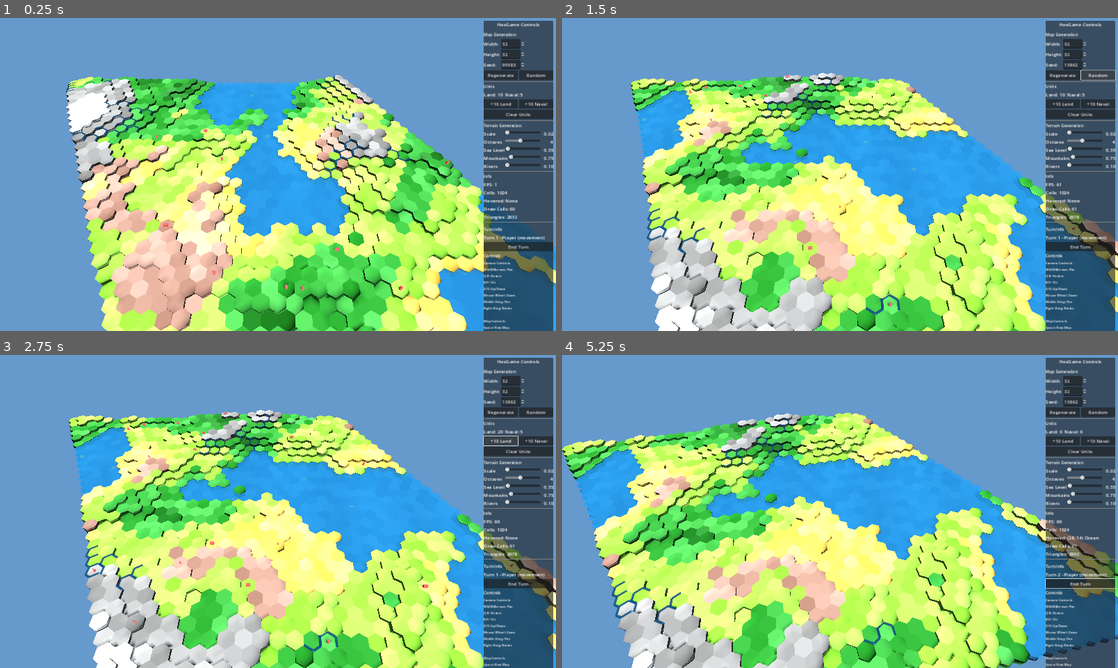
Above: before the commit, frames 1-4 (two rows, left to right).
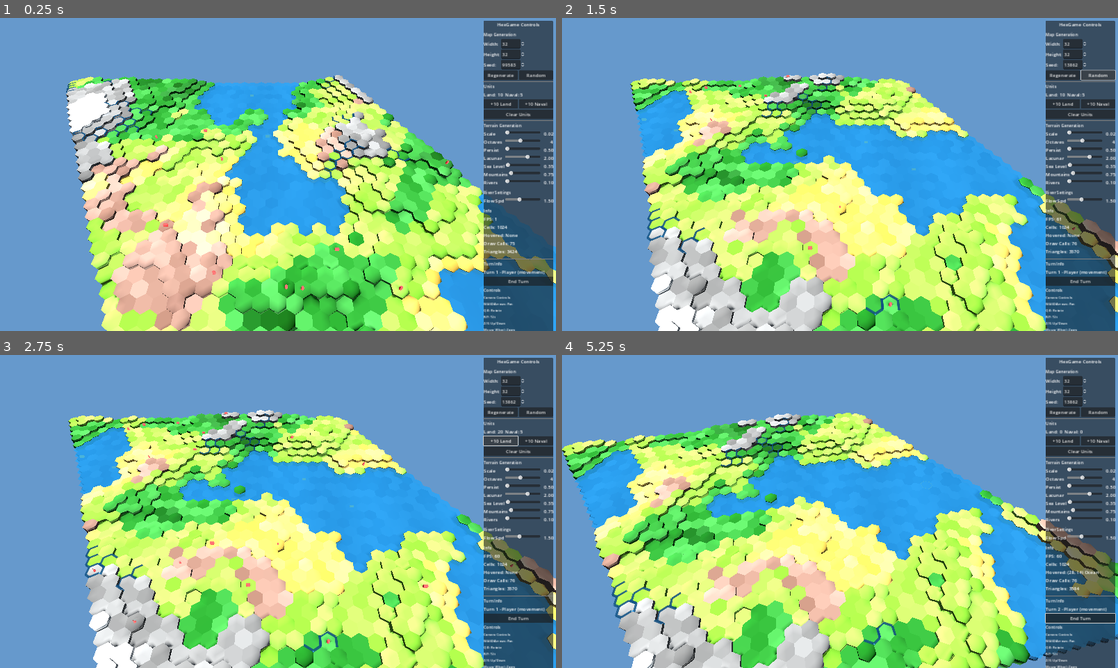
Above: after the commit, the same moments.

Repository: bobum/hexgame
Game: Godot game, scene res://scenes/main.tscn
Same seed, same stepped clock (60 frames per second), same inputs: the game is played once before the commit and once after it.
Inputs (mouse positions are in pixels of both pictures, inside the frame that each line leads up to):
- Up to frame 1 (0.25 s): no input
- Up to frame 2 (1.5 s): click "Regenerate" at 0.5 s; click "Random" at 1.25 s
- Up to frame 3 (2.75 s): click "+10 Land" at 2 s
- Up to frame 4 (5.25 s): click "+10 Naval" at 2.75 s; click "Clear Units" at 3.5 s; click "End Turn" at 4.25 s; tap Enter at 5 s; move the mouse to (962, 495) at 5.02 s; hold D from 5.03 s (still down); hold Q from 5.03 s (still down); click (962, 495) at 5.17 s

The runs differ from the first frame. In frame 1, 2.1% of the frame differs, in the area x 86-100%, y 41-100%; in frame 2, 2.1%; in frame 3, 2.1%; in frame 4, 2.3%.

Commit message:
Add missing UI controls: persistence, lacunarity, river settings
- Add persistence slider (0.1-0.9) for noise fractal gain
- Add lacunarity slider (1.5-3.0) for noise fractal lacunarity
- Add River Settings section with flow speed control
- Flow speed adjusts shader in real-time without regeneration
- Update map_generator.gd with persistence/lacunarity properties

Co-Authored-By: Claude Opus 4.5 <noreply@anthropic.com>

Diff:
--- a/godot/src/generation/map_generator.gd
+++ b/godot/src/generation/map_generator.gd
@@ -25,12 +25,28 @@
 		if noise:
 			noise.fractal_octaves = val
 
+var persistence: float = 0.5:
+	set(val):
+		persistence = val
+		if noise:
+			noise.fractal_gain = val
+
+var lacunarity: float = 2.0:
+	set(val):
+		lacunarity = val
+		if noise:
+			noise.fractal_lacunarity = val
+
+var land_percentage: float = 0.5  # Inverse of sea_level essentially
+
 
 func _init() -> void:
 	noise = FastNoiseLite.new()
 	noise.noise_type = FastNoiseLite.TYPE_SIMPLEX
 	noise.frequency = 0.02
 	noise.fractal_octaves = 4
+	noise.fractal_gain = 0.5
+	noise.fractal_lacunarity = 2.0
 
 
 ## Generate a new map
--- a/godot/src/main.gd
+++ b/godot/src/main.gd
@@ -188,12 +188,22 @@
 
 
 func _on_noise_param_changed(param: String, value: float) -> void:
+	# Handle flow_speed separately as it doesn't require map regeneration
+	if param == "flow_speed":
+		if river_renderer and river_renderer.material:
+			river_renderer.material.set_shader_parameter("flow_speed", value)
+		return
+
 	if map_generator:
 		match param:
 			"noise_scale":
 				map_generator.noise_scale = value
 			"octaves":
 				map_generator.octaves = int(value)
+			"persistence":
+				map_generator.persistence = value
+			"lacunarity":
+				map_generator.lacunarity = value
 			"sea_level":
 				map_generator.sea_level = value
 			"mountain_level":
--- a/godot/src/ui/game_ui.gd
+++ b/godot/src/ui/game_ui.gd
@@ -37,9 +37,15 @@
 var terrain_section: VBoxContainer
 var noise_scale_slider: HSlider
 var octaves_slider: HSlider
+var persistence_slider: HSlider
+var lacunarity_slider: HSlider
 var sea_level_slider: HSlider
 var mountain_level_slider: HSlider
 var river_slider: HSlider
+
+# River settings section
+var river_section: VBoxContainer
+var flow_speed_slider: HSlider
 
 var main_node: Node3D
 
@@ -56,6 +62,7 @@
 	# Create dynamic UI sections
 	_create_units_section()
 	_create_terrain_section()
+	_create_river_section()
 	_create_turn_section()
 	_create_render_stats()
 
@@ -267,6 +274,14 @@
 	terrain_section.add_child(_create_labeled_slider("Octaves", 1, 8, 4, 1, "_on_octaves_changed"))
 	octaves_slider = terrain_section.get_child(terrain_section.get_child_count() - 1).get_child(1)
 
+	# Persistence slider (0.1 - 0.9)
+	terrain_section.add_child(_create_labeled_slider("Persist", 0.1, 0.9, 0.5, 0.05, "_on_persistence_changed"))
+	persistence_slider = terrain_section.get_child(terrain_section.get_child_count() - 1).get_child(1)
+
+	# Lacunarity slider (1.5 - 3.0)
+	terrain_section.add_child(_create_labeled_slider("Lacunar", 1.5, 3.0, 2.0, 0.1, "_on_lacunarity_changed"))
+	lacunarity_slider = terrain_section.get_child(terrain_section.get_child_count() - 1).get_child(1)
+
 	# Sea Level slider (0.0 - 0.8)
 	terrain_section.add_child(_create_labeled_slider("Sea Level", 0.0, 0.8, 0.35, 0.01, "_on_sea_level_changed"))
 	sea_level_slider = terrain_section.get_child(terrain_section.get_child_count() - 1).get_child(1)
@@ -337,6 +352,21 @@
 	noise_param_changed.emit("river_percentage", value)
 
 
+func _on_persistence_changed(value: float) -> void:
+	_update_slider_label(persistence_slider, value)
+	noise_param_changed.emit("persistence", value)
+
+
+func _on_lacunarity_changed(value: float) -> void:
+	_update_slider_label(lacunarity_slider, value)
+	noise_param_changed.emit("lacunarity", value)
+
+
+func _on_flow_speed_changed(value: float) -> void:
+	_update_slider_label(flow_speed_slider, value)
+	noise_param_changed.emit("flow_speed", value)
+
+
 func _update_slider_label(slider: HSlider, value: float, is_int: bool = false) -> void:
 	if slider and slider.get_parent():
 		var parent = slider.get_parent()
@@ -357,3 +387,31 @@
 	triangles_label = Label.new()
 	triangles_label.text = "Triangles: 0"
 	info_section.add_child(triangles_label)
+
+
+func _create_river_section() -> void:
+	# Find the VBox in the panel
+	var vbox = $Panel/VBox
+
+	# Create river settings section
+	river_section = VBoxContainer.new()
+	river_section.name = "RiverSection"
+
+	# Add separator
+	var separator = HSeparator.new()
+	river_section.add_child(separator)
+
+	# Add header label
+	var header = Label.new()
+	header.text = "River Settings"
+	header.add_theme_font_size_override("font_size", 14)
+	river_section.add_child(header)
+
+	# Flow Speed slider (0.5 - 3.0)
+	river_section.add_child(_create_labeled_slider("Flow Spd", 0.5, 3.0, 1.5, 0.1, "_on_flow_speed_changed"))
+	flow_speed_slider = river_section.get_child(river_section.get_child_count() - 1).get_child(1)
+
+	# Insert after TerrainSection
+	var terrain_idx = terrain_section.get_index()
+	vbox.add_child(river_section)
+	vbox.move_child(river_section, terrain_idx + 1)
Not shown, added: godot/icon.svg.import
